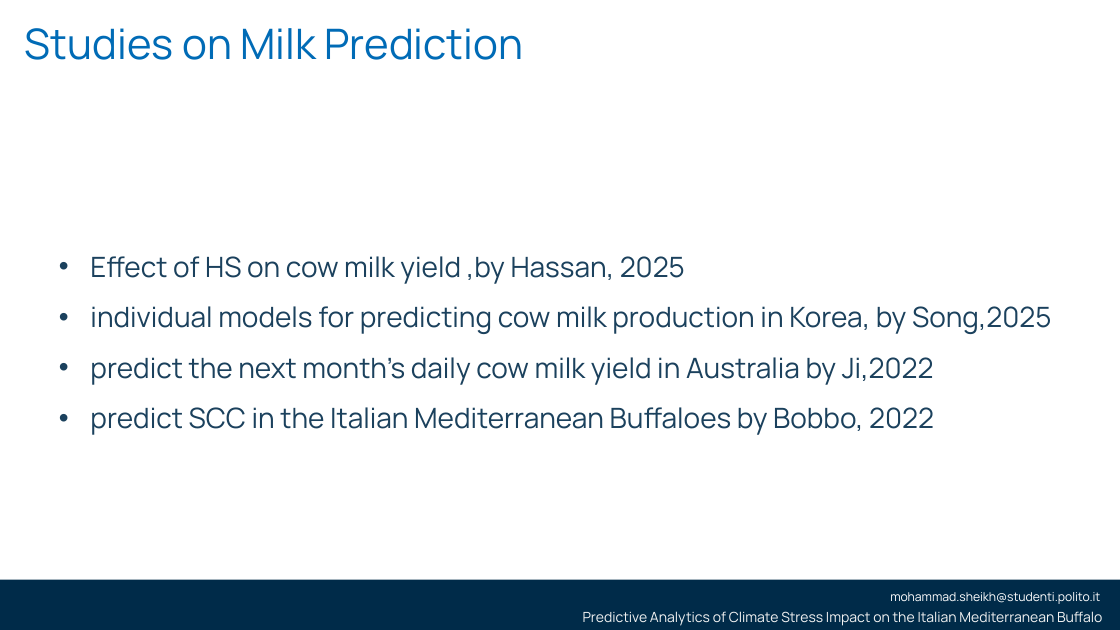
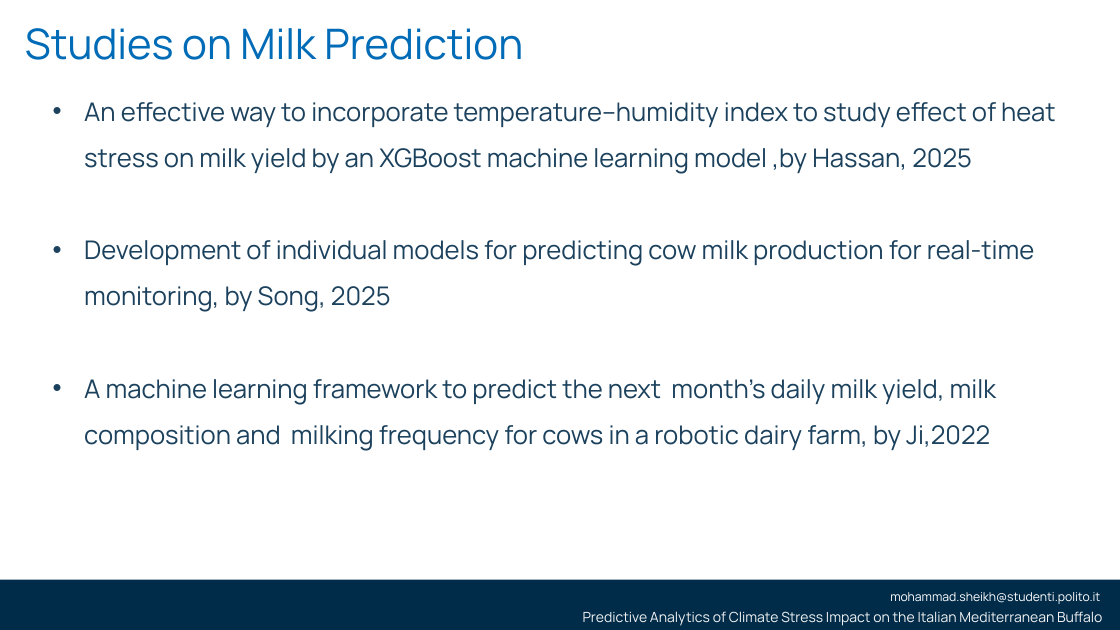
Before and after one commit to smsag99/Thesis, a slide deck: slide 8 of Presentation/thesisPresentation3.pptx. Drawn at 1120x630 pixels with LibreOffice and Linux fonts; fonts in the diff are those of the drawing; background and template pictures are left out. Boxes give left, top, right and bottom in pixels: in the first picture for what was removed or moved away, otherwise in the second. Text is boxed around its words. In the diff, an @@ line names an element or a change of style, - is before the commit and + after.

Commit message:
daily update

```diff
--- a/Presentation/thesisPresentation3.pptx
+++ b/Presentation/thesisPresentation3.pptx
@@ text at [84, 102, 1055, 451]: text changed; size 24 to 22 pt @@
-• Effect of HS on cow milk yield ,by Hassan, 2025
-• individual models for predicting cow milk production in Korea, by Song,2025
-• predict the next month's daily cow milk yield in Australia by Ji,2022
-• predict SCC in the Italian Mediterranean Buffaloes by Bobbo, 2022
+• An effective way to incorporate temperature–humidity index to study effect of heat stress on milk yield by an XGBoost machine learning model ,by Hassan, 2025
+• Development of individual models for predicting cow milk production for real-time monitoring, by Song, 2025
+• A machine learning framework to predict the next month's daily milk yield, milk composition and milking frequency for cows in a robotic dairy farm, by Ji,2022
```
Also in this commit, not shown: 9 other slides changed, 4 slides added, 5 slides removed, 3 other files.
